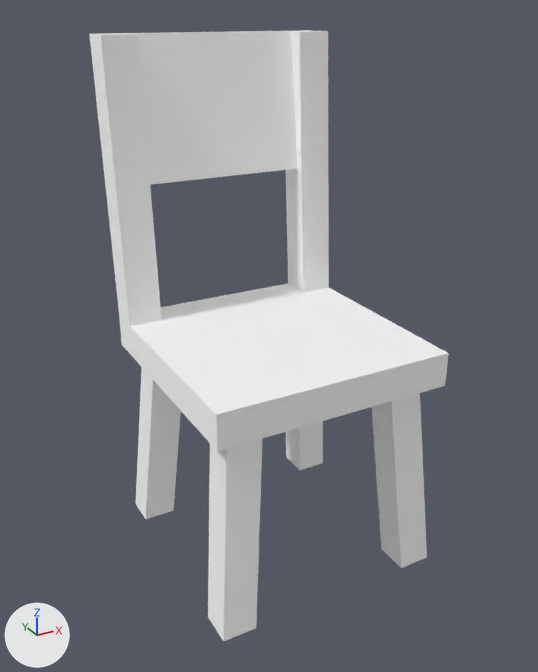
The glTF model assets/models/props/coffee_shop/chair.glb as it was, and as the next commit left it.
Both versions are drawn from a 50 mm lens placed at (-0.972, -1.735, 1.562), pointed at (-0.015, 0.004, 0.692). The axes (+X, +Y, +Z) are drawn at lower left. The lights are the same throughout. Objects named as collision shapes, trigger or cutter boxes, shadow casters or lower levels of detail are left out. Vertices at the same position are counted once.

In view in the first picture: 'Chair'.
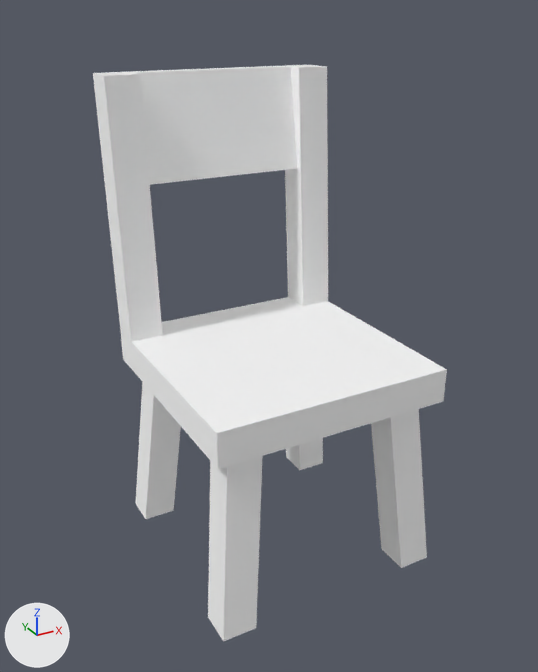
The change, as a diff of the scene's bpy script:
```diff
--- a/assets/models/props/coffee_shop/chair.glb.py
+++ b/assets/models/props/coffee_shop/chair.glb.py
@@ me_chair @@
 me_chair.from_pydata(...)  # 64 vertices, 96 faces; spans x -0.35..0.35, y -0.35..0.4, z 0.0..1.5
 # used by ob_chair; location = (0.0, 0.0, 0.0)
 # before: 56 (0.25, 0.4, 1.5) at pixel (282, 31), 58 (0.25, 0.35, 1.5) at pixel (290, 31), 60 (-0.25, 0.4, 1.5) at pixel (125, 33), 62 (-0.25, 0.35, 1.5) at pixel (131, 33)
+# me_chair part 1: the loose piece of 8 vertices spanning x -0.35..0.35, y -0.35..0.35, z 0.6..0.7 is moved by (0.0, 0.0, -0.05)
+# me_chair part 2: the loose piece of 8 vertices spanning x -0.35..-0.25, y 0.25..0.4, z 0.7..1.5 is scaled about the mesh origin by (1, 1, 0.937)
+# me_chair part 3: the loose piece of 8 vertices spanning x 0.25..0.35, y 0.25..0.4, z 0.7..1.5 is scaled about the mesh origin by (1, 1, 0.937)
+# me_chair part 4: all 16 vertices in x -0.3..0.3, y -0.3..0.3, z 0.6 are moved by (0.0, 0.0, -0.05)
+# me_chair part 5
+for i in [56, 58, 60, 62]: me_chair.vertices[i].co += Vector((0.0, 0.0, -0.1))
 me_chair.materials.append(mat_palette)
```

Where the change shows, as pixel boxes (x1, y1, x2, y2) in the pictures (538 x 672 px; the box of a moved part takes in the faces that stretch with it):
'Chair', reshaped
    before: (89, 30, 449, 642)
    after: (93, 65, 447, 642)
part 1 of me_chair, moved or reshaped
    before: (119, 284, 449, 451)
    after: (121, 297, 447, 469)
part 2 of me_chair, moved or reshaped
    before: (89, 33, 162, 326)
    after: (93, 72, 163, 342)
part 3 of me_chair, moved or reshaped
    before: (286, 30, 329, 292)
    after: (285, 65, 328, 306)
part 4 of me_chair, moved or reshaped
    before: (136, 368, 427, 642)
    after: (136, 382, 427, 642)
part 5 of me_chair, moved or reshaped
    before: (129, 31, 297, 185)
    after: (131, 66, 297, 185)
